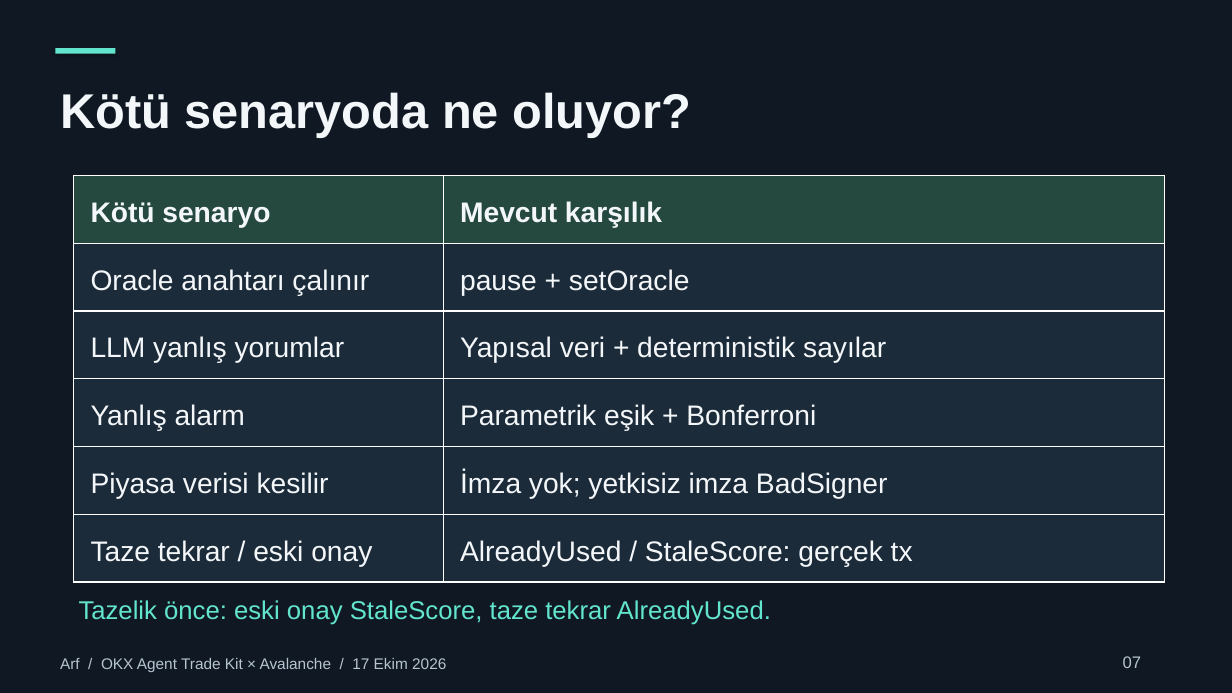
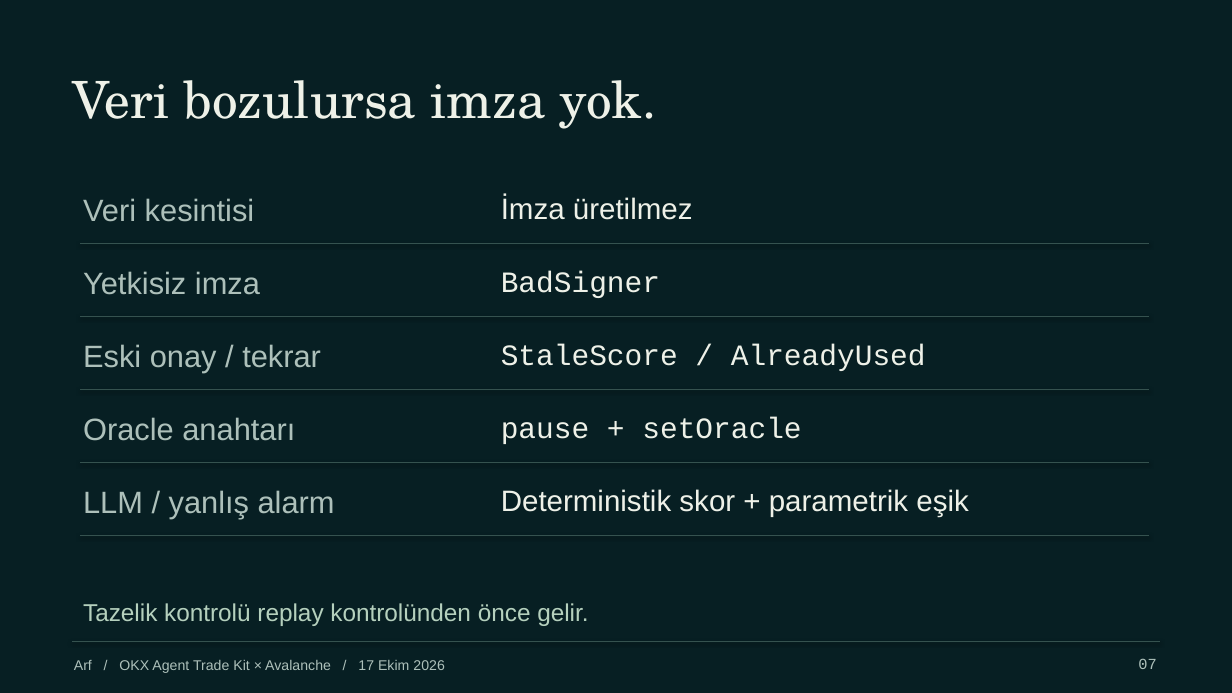
Before and after one commit to akifaybek/arf, a slide deck: slide 7 of presentation/Arf.pptx. Drawn at 1232x693 pixels with LibreOffice and Linux fonts; fonts in the diff are those of the drawing. Boxes give left, top, right and bottom in pixels: in the first picture for what was removed or moved away, otherwise in the second. Text is boxed around its words. In the diff, an @@ line names an element or a change of style, - is before the commit and + after.

```diff
--- a/presentation/Arf.pptx
+++ b/presentation/Arf.pptx
@@ background #101923 to #071F23 @@
@@ rectangle removed at bbox=[55, 48, 116, 54] @@
@@ text added at bbox=[72, 80, 657, 129], 40 pt, text #EEF1E8 @@
+Veri bozulursa imza yok.
@@ text removed at bbox=[60, 92, 691, 137] @@
-Kötü senaryoda ne oluyor?
@@ table removed at bbox=[74, 176, 1165, 582], 6 rows, 2 columns @@
-Kötü senaryo | Mevcut karşılık
-Oracle anahtarı çalınır | pause + setOracle
-LLM yanlış yorumlar | Yapısal veri + deterministik sayılar
-Yanlış alarm | Parametrik eşik + Bonferroni
-Piyasa verisi kesilir | İmza yok; yetkisiz imza BadSigner
-Taze tekrar / eski onay | AlreadyUsed / StaleScore: gerçek tx
@@ text added at bbox=[83, 198, 255, 222], 24 pt, text #ADC0BA @@
+Veri kesintisi
@@ text added at bbox=[501, 197, 693, 220], 23 pt, text #EEF1E8 @@
+İmza üretilmez
@@ line added from (80, 243) to (1149, 243), #35524F 0.7 pt @@
@@ text added at bbox=[83, 271, 260, 295], 24 pt, text #ADC0BA @@
+Yetkisiz imza
@@ text added at bbox=[501, 271, 660, 298], 23 pt, text #EEF1E8 @@
+BadSigner
@@ line added from (80, 316) to (1149, 316), #35524F 0.7 pt @@
@@ text added at bbox=[83, 344, 321, 372], 24 pt, text #ADC0BA @@
+Eski onay / tekrar
@@ text added at bbox=[501, 344, 926, 371], 23 pt, text #EEF1E8 @@
+StaleScore / AlreadyUsed
@@ line added from (80, 389) to (1149, 389), #35524F 0.7 pt @@
@@ text added at bbox=[83, 417, 295, 441], 24 pt, text #ADC0BA @@
+Oracle anahtarı
@@ text added at bbox=[501, 417, 801, 444], 23 pt, text #EEF1E8 @@
+pause + setOracle
@@ line added from (80, 462) to (1149, 462), #35524F 0.7 pt @@
@@ text added at bbox=[83, 490, 335, 518], 24 pt, text #ADC0BA @@
+LLM / yanlış alarm
@@ text added at bbox=[501, 489, 968, 517], 23 pt, text #EEF1E8 @@
+Deterministik skor + parametrik eşik
@@ line added from (80, 535) to (1149, 535), #35524F 0.7 pt @@
@@ text at bbox=[83, 603, 588, 626]: text changed; size 20 to 19 pt; text colour #62E4CD to #B5D0BD @@
-Tazelik önce: eski onay StaleScore, taze tekrar AlreadyUsed.
+Tazelik kontrolü replay kontrolünden önce gelir.
@@ line added from (72, 641) to (1160, 641), #35524F 0.7 pt @@
@@ text "Arf / OKX Agent Trade ...": place and size @@
-text "Arf / OKX Agent Trade ..." at bbox=[60, 658, 446, 672]
+text "Arf / OKX Agent Trade ..." at bbox=[74, 660, 444, 673]
@@ text "Arf / OKX Agent Trade ..." at bbox=[74, 660, 444, 673]: size 12 to 11 pt, text colour #B6C4D1 to #ADC0BA; line spacing 1 to 1.05; less space between paragraphs @@
@@ text "07": place and size @@
-text "07" at bbox=[1123, 656, 1142, 668]
+text "07" at bbox=[1138, 658, 1156, 669]
@@ text "07" at bbox=[1138, 658, 1156, 669]: size 13 to 12 pt, font Arial to Courier New, text colour #B6C4D1 to #ADC0BA; alignment left to right; line spacing 1 to 1.05; less space between paragraphs @@
```
Also in this commit, not shown: 2 other slides changed, 7 slides added, 6 slides removed, 5 other files.
